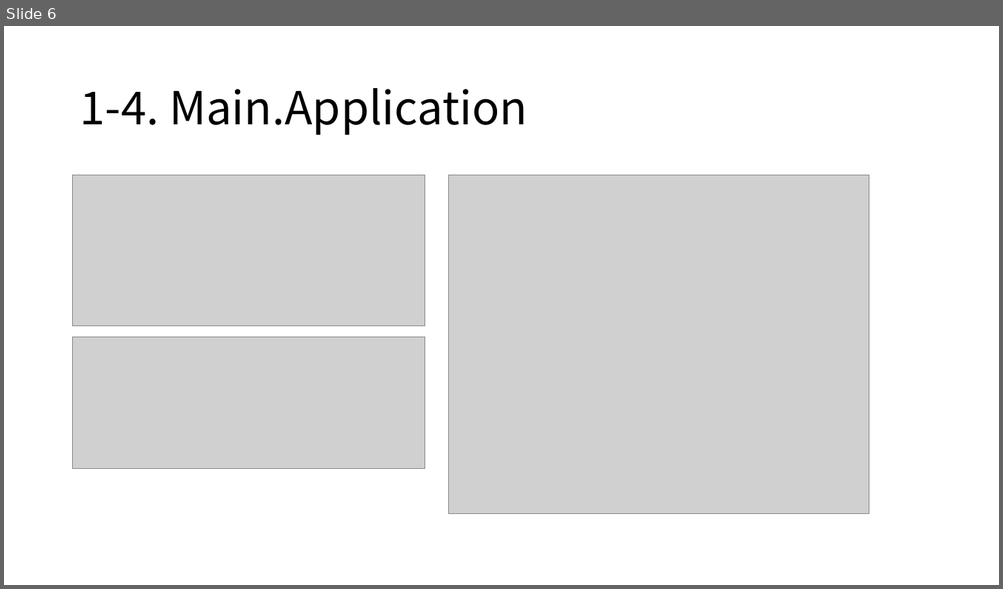
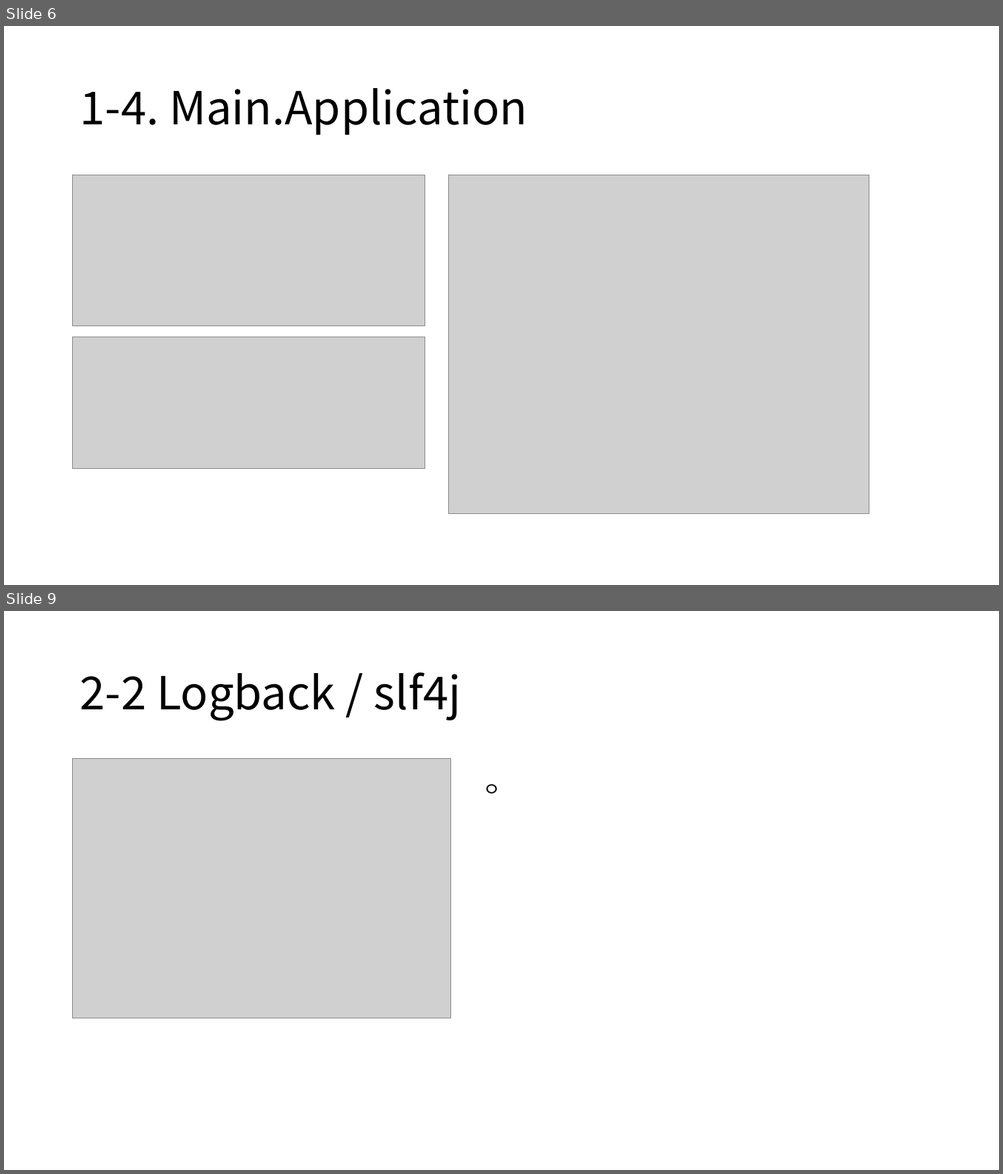
Before and after one commit to rkadbwkd/Spring-basic, a slide deck: Spring-basic.pptx. Shown one above the other, each under a label of ours: slide 6 before the commit, slides 6 and 9 after it; the slides between them are not shown. The pictures are 1003x589 and 1003x1174 pixels, drawn with LibreOffice and Linux fonts; fonts in the diff are those of the drawing; grey boxes stand for pictures. Boxes give left, top, right and bottom in pixels: in the first picture for what was removed or moved away, otherwise in the second. Text is boxed around its words. In the diff, an @@ line names an element or a change of style, - is before the commit and + after.

```diff
--- a/Spring-basic.pptx
+++ b/Spring-basic.pptx
@@ slide 9 added at (4, 611, 999, 1170), background #FFFFFF @@
@@ title added at (79, 672, 461, 721), 44 pt, text #000000 @@
+2-2 Logback / slf4j
@@ picture added at (73, 759, 451, 1019) @@
@@ text added at (484, 784, 501, 794), 18 pt, text #000000 @@
+ㅇ
```
Also in this commit, not shown: 3 other slides added, 4 other files.
